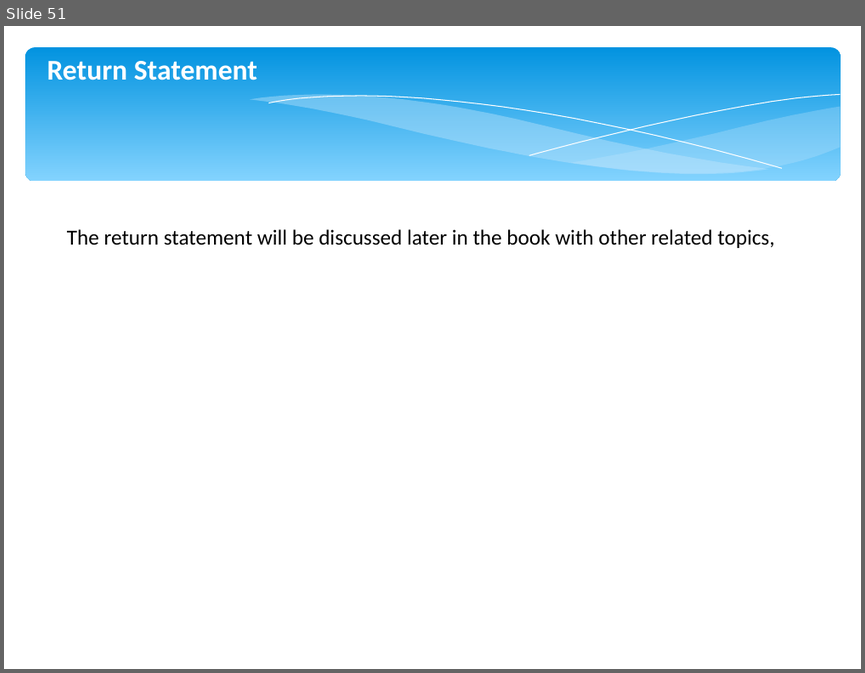
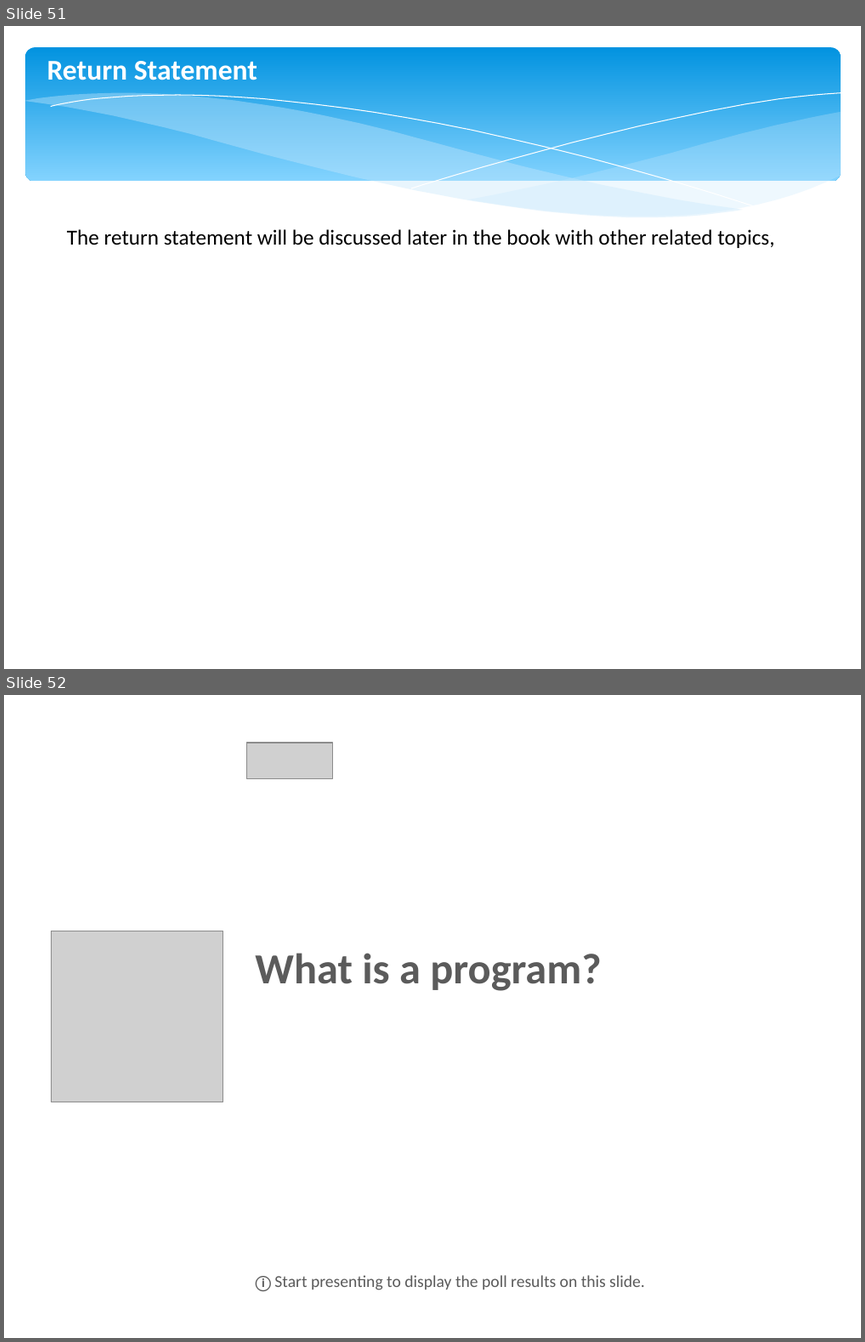
Before and after one commit to onlinesupport/android, a slide deck: slides/Lesson-2.ppt. Shown one above the other, each under a label of ours: slide 51 before the commit, slides 51 and 52 after it. The pictures are 865x673 and 865x1342 pixels, drawn with LibreOffice and Linux fonts; fonts in the diff are those of the drawing; grey boxes stand for pictures. Boxes give left, top, right and bottom in pixels: in the first picture for what was removed or moved away, otherwise in the second. Text is boxed around its words. In the diff, an @@ line names an element or a change of style, - is before the commit and + after.

```diff
--- a/slides/Lesson-2.ppt
+++ b/slides/Lesson-2.ppt
@@ slide 52 added at bbox=[4, 695, 861, 1338], background #FFFFFF @@
@@ picture added at bbox=[247, 743, 333, 779] @@
@@ picture added at bbox=[52, 930, 223, 1102] @@
@@ rectangle added at bbox=[246, 936, 813, 1096], outline #FFFFFF 0.74 pt, 36 pt, text #5B5B5B, bold @@
+What is a program?
@@ text added at bbox=[256, 1275, 645, 1291], 14 pt, text #5B5B5B @@
+ⓘ Start presenting to display the poll results on this slide.
@@ slide 51 changed as well @@
@@ freeform shape: place and size @@
-freeform shape at bbox=[249, 95, 768, 174]
+freeform shape at bbox=[24, 93, 743, 217]
@@ freeform shape: place and size @@
-freeform shape at bbox=[268, 96, 781, 168]
+freeform shape at bbox=[51, 95, 760, 208]
@@ freeform shape: place and size @@
-freeform shape at bbox=[529, 95, 840, 155]
+freeform shape at bbox=[411, 93, 840, 188]
@@ freeform shape: place and size @@
-freeform shape at bbox=[570, 107, 840, 173]
+freeform shape at bbox=[468, 112, 841, 216]
```
Also in this commit, not shown: 51 other slides changed, 4 other slides added, 11 other files.
